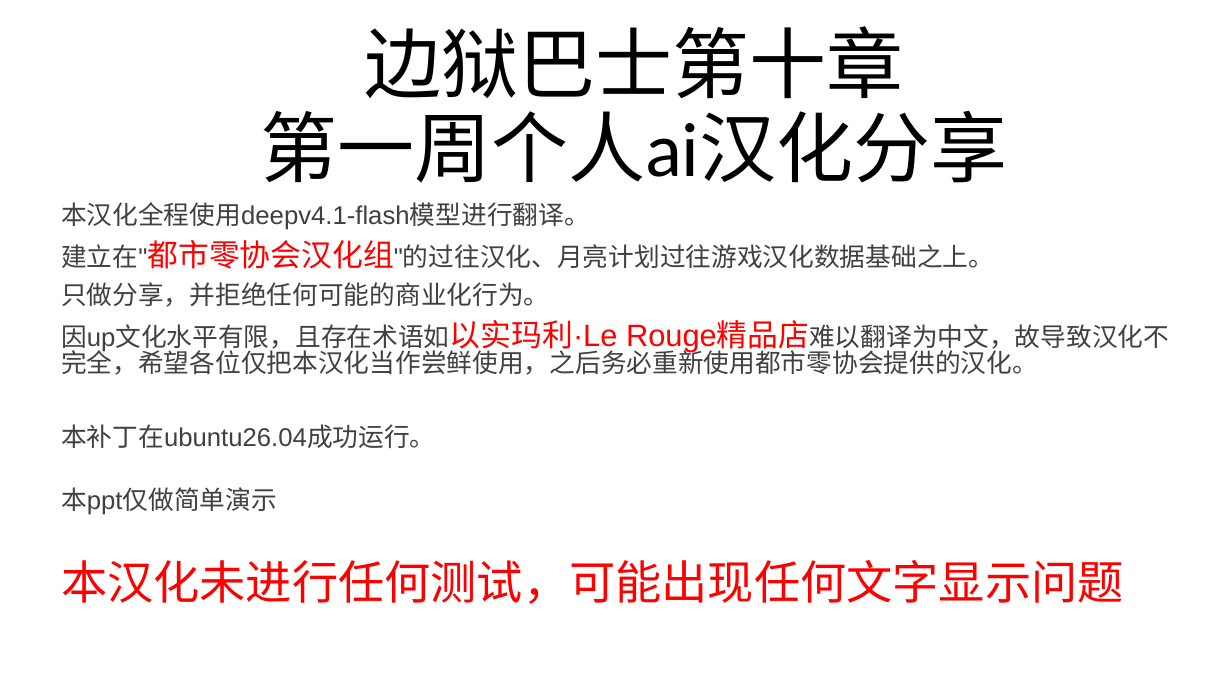
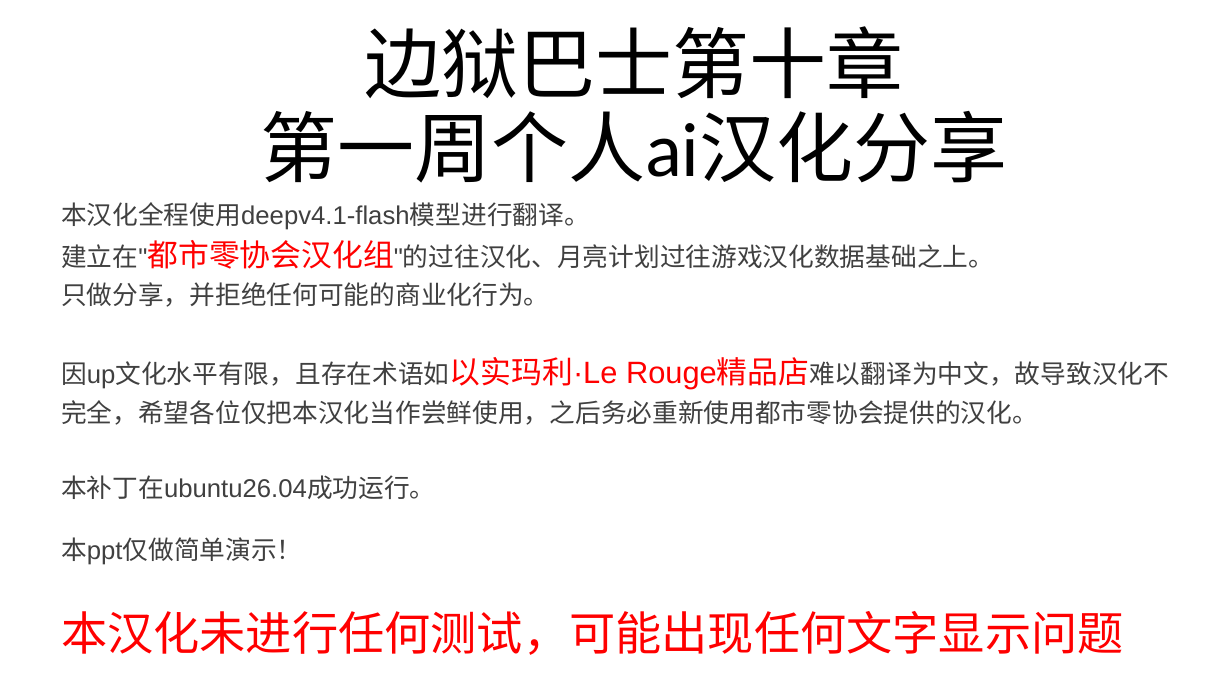
Before and after one commit to haool871/Limbus-Company-Chapter-10-Week-1-Chinese-Localization-Share, a slide deck: slide 2 of docs/边狱巴士第十章.pptx. Drawn at 1232x693 pixels with LibreOffice and Linux fonts; fonts in the diff are those of the drawing. Boxes give left, top, right and bottom in pixels: in the first picture for what was removed or moved away, otherwise in the second. Text is boxed around its words. In the diff, an @@ line names an element or a change of style, - is before the commit and + after.

```diff
--- a/docs/边狱巴士第十章.pptx
+++ b/docs/边狱巴士第十章.pptx
@@ subtitle at box(61, 357, 1169, 425): text changed @@
-因up文化水平有限，且存在术语如以实玛利·Le Rouge精品店难以翻译为中文，故导致汉化不完全，希望各位仅把本汉化当作尝鲜使用，之后务必重新使用都市零协会提供的汉化。
+因up文化水平有限，且存在术语如以实玛利·Le Rouge精品店难以翻译为中文，故导致汉化不
+完全，希望各位仅把本汉化当作尝鲜使用，之后务必重新使用都市零协会提供的汉化。
@@ subtitle at box(61, 537, 302, 565): text changed @@
-本ppt仅做简单演示
+本ppt仅做简单演示！
```
Also in this commit, not shown: 2 other slides changed.
